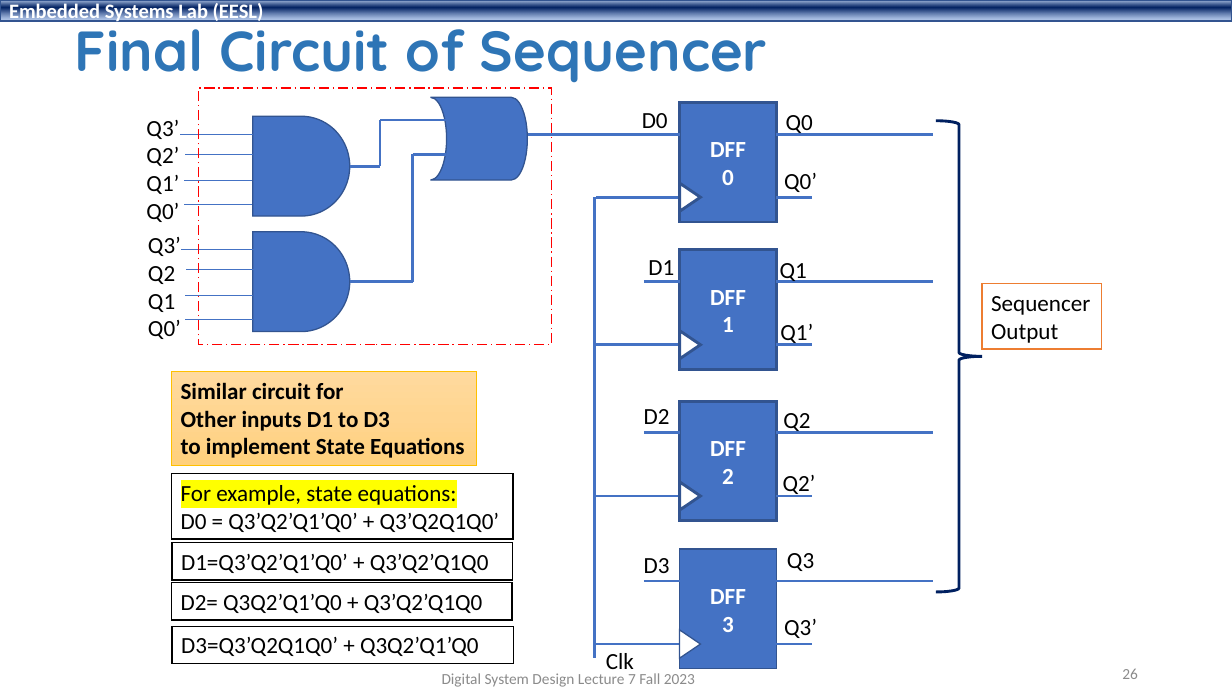
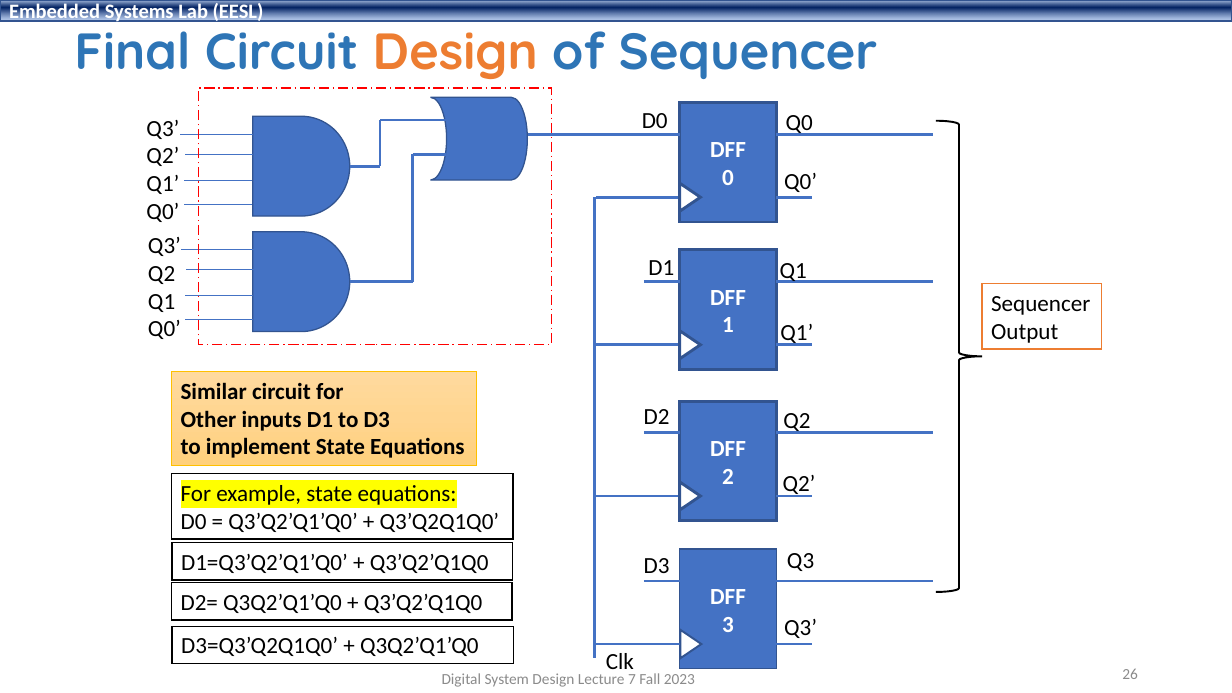
Before and after one commit to shahidmasud/shahidmasud.github.io, a slide deck: slide 26 of DSD_Lec7_Fall2023.ppsx. Drawn at 1232x693 pixels with LibreOffice and Linux fonts; fonts in the diff are those of the drawing; background and template pictures are left out. Boxes give left, top, right and bottom in pixels: in the first picture for what was removed or moved away, otherwise in the second. Text is boxed around its words. In the diff, an @@ line names an element or a change of style, - is before the commit and + after.

```diff
--- a/DSD_Lec7_Fall2023.ppsx
+++ b/DSD_Lec7_Fall2023.ppsx
@@ title at bbox=[74, 16, 878, 79]: text changed; size 44 to 39.6 pt @@
-Final Circuit of Sequencer
+Final Circuit Design of Sequencer
@@ right brace at bbox=[936, 121, 982, 592]: outline #002060 2.25 pt to #000000 1.5 pt @@
@@ triangle at bbox=[680, 630, 701, 659]: outline #325491 1 pt to #325491 1.5 pt @@
```
Also in this commit, not shown: 9 other slides changed, 1 other file.
